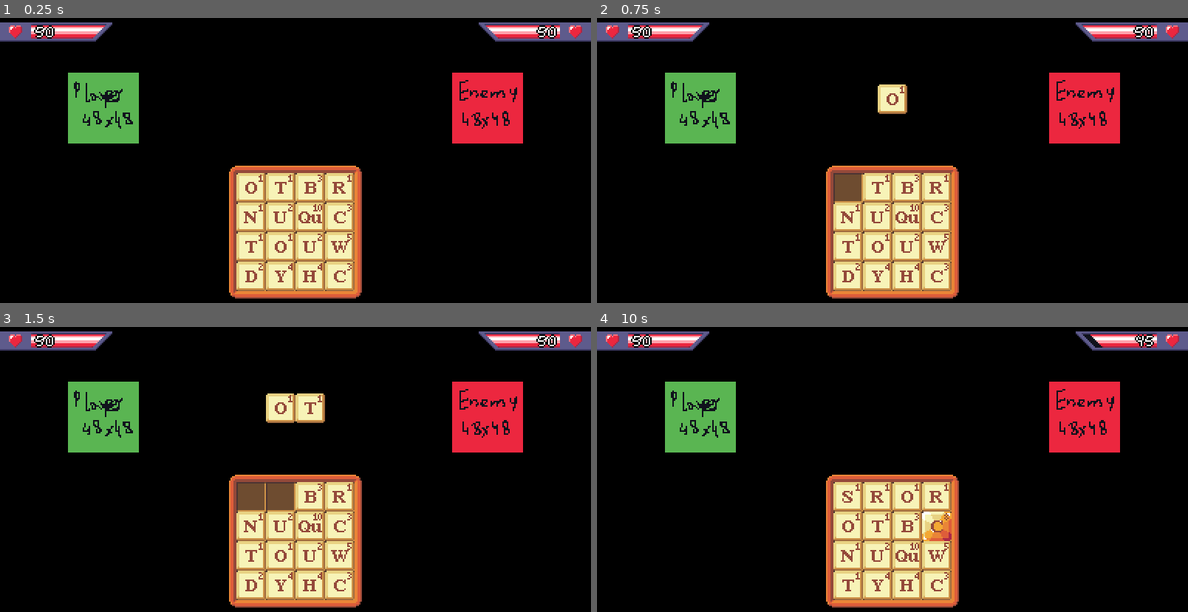
Above: before the commit, frames 1-4 (two rows, left to right).
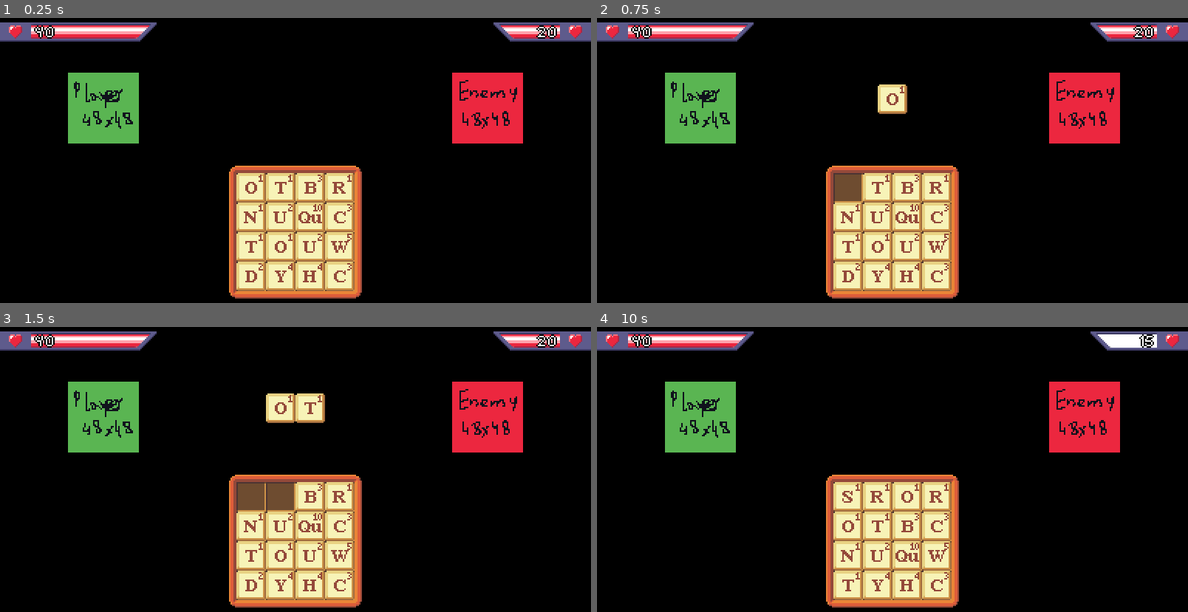
Above: after the commit, the same moments.

Repository: jakubg1/q-stab
Game: Godot game, scene res://scenes/main.tscn
Two runs of this game, one before a commit and one after it. Both use one fixed random seed, a clock stepped at 60 frames per second and the inputs below.
Inputs (mouse positions are in pixels of both pictures, inside the frame that each line leads up to):
- Up to frame 1 (0.25 s): no input
- Up to frame 2 (0.75 s): tap Enter at 0.5, 0.6 s; move the mouse to (845, 189) at 0.52 s; click (845, 189) at 0.67 s
- Up to frame 3 (1.5 s): tap Space at 1.25 s; move the mouse to (283, 498) at 1.27 s; tap Enter at 1.35 s; click (283, 498) at 1.42 s
- Up to frame 4 (10 s): tap Enter at 2, 2.3, 3.05, 3.5, 3.8, 4.35, 5.1, 6.05, 6.8, 7.55, 8.1, 8.85, 9.8 s; move the mouse to (904, 498) at 2.02 s; tap Backspace at 2.1, 5.85, 9.6 s; click (904, 498) at 2.17 s; tap Space at 2.75, 4.25 s; move the mouse to (933, 498) at 2.77 s; tap Shift at 2.85 s; click (933, 498) at 2.92 s; move the mouse to (845, 526) at 3.52 s; tap Delete at 3.6, 7.35 s; click (845, 526) at 3.67 s; move the mouse to (880, 526) at 4.27 s; click (880, 526) at 4.42 s; move the mouse to (904, 526) at 5.02 s; click (904, 526) at 5.17 s; move the mouse to (933, 526) at 5.77 s; click (933, 526) at 5.92 s; move the mouse to (845, 555) at 6.52 s; hold Shift 6.53-7.28 s; click (845, 555) at 6.67 s; move the mouse to (880, 555) at 7.27 s; click (880, 555) at 7.42 s; move the mouse to (904, 555) at 8.02 s; click (904, 555) at 8.17 s; move the mouse to (933, 555) at 8.77 s; click (933, 555) at 8.92 s; move the mouse to (845, 586) at 9.52 s; click (845, 586) at 9.67 s

The runs differ from the first frame. In frame 1, 0.9% of the frame differs, in the area x 5-93%, y 1-9%; in frame 2, 0.9%; in frame 3, 0.9%; in frame 4, 1.5%, in the area x 5-95%, y 1-76%.

Commit message:
Health bar animations, player health, slight balancing changes
- When the health bar takes damage, it now flashes and degrades smoothly.
- Health bars are now scaled to occupy 2 pixels per 1 HP instead of 1 pixel.
  - To compensate, the enemy health has been brought down from 50 to 20 HP, and the player health from 50 to 40.
- Added the player script.
  - Both player and enemy scripts now inherit from an Entity class, which has health logic and in the future will also handle status effects.
- Added a stub Battle node, which will hold general battle information (like which and whose turn it is).
- Letter enhancements now only spawn if the word scored at least 8 points.

Diff:
--- a/scenes/enemy.tscn
+++ b/scenes/enemy.tscn
@@ -1,8 +1,10 @@
 [gd_scene format=3 uid="uid://de5nihcbipmlo"]
 
 [ext_resource type="Texture2D" uid="uid://b3j3n84c68nfd" path="res://images/enemy.png" id="1_7p1mj"]
+[ext_resource type="Script" uid="uid://dw4f3jesjtpcj" path="res://scripts/enemy.gd" id="1_md0e3"]
 
 [node name="Enemy" type="Node2D" unique_id=1569784217]
+script = ExtResource("1_md0e3")
 
 [node name="Sprite" type="Sprite2D" parent="." unique_id=1866883678]
 position = Vector2(0, -24)
--- /dev/null
+++ b/scenes/entity.tscn
@@ -0,0 +1,6 @@
+[gd_scene format=3 uid="uid://b8k3elahpe2ha"]
+
+[ext_resource type="Script" uid="uid://bbu8in3o881ry" path="res://scripts/entity.gd" id="1_iiwub"]
+
+[node name="Entity" type="Node2D" unique_id=752478978]
+script = ExtResource("1_iiwub")
--- a/scenes/game.tscn
+++ b/scenes/game.tscn
@@ -3,7 +3,6 @@
 [ext_resource type="Script" uid="uid://bri670w5c1is5" path="res://scripts/letter_manager.gd" id="1_lnu2h"]
 [ext_resource type="PackedScene" uid="uid://eks5o40sbdl2" path="res://scenes/letter_rack.tscn" id="1_uwrxv"]
 [ext_resource type="PackedScene" uid="uid://dmcu3x7vffmda" path="res://scenes/letter_stage.tscn" id="2_yqjtg"]
-[ext_resource type="Script" uid="uid://dw4f3jesjtpcj" path="res://scripts/enemy.gd" id="3_kvuet"]
 [ext_resource type="AudioStream" uid="uid://d4bsmbc8r6fso" path="res://sounds/letter_stage.wav" id="4_gee14"]
 [ext_resource type="PackedScene" uid="uid://d25qqpfquper6" path="res://scenes/health_bar_right.tscn" id="4_lbhrr"]
 [ext_resource type="AudioStream" uid="uid://wvnbpem07fdt" path="res://sounds/letter_unstage.wav" id="5_0tnpc"]
@@ -13,6 +12,7 @@
 [ext_resource type="PackedScene" uid="uid://caqabgp3qv3y1" path="res://scenes/player.tscn" id="10_kvpfn"]
 [ext_resource type="PackedScene" uid="uid://de5nihcbipmlo" path="res://scenes/enemy.tscn" id="11_dinhu"]
 [ext_resource type="PackedScene" uid="uid://ghe35iut5rnc" path="res://scenes/health_bar_left.tscn" id="11_kvuet"]
+[ext_resource type="Script" uid="uid://dwey7vij2v4d6" path="res://scripts/battle.gd" id="13_kvuet"]
 
 [node name="Game" type="Node" unique_id=1705985166]
 
@@ -27,7 +27,6 @@
 
 [node name="Enemy" parent="." unique_id=1569784217 instance=ExtResource("11_dinhu")]
 position = Vector2(330, 100)
-script = ExtResource("3_kvuet")
 
 [node name="LetterManager" type="Node" parent="." unique_id=726949799]
 script = ExtResource("1_lnu2h")
@@ -61,5 +60,11 @@
 [node name="EnemyHealthBar" parent="." unique_id=1439467667 instance=ExtResource("4_lbhrr")]
 position = Vector2(400, 18)
 
+[node name="Battle" type="Node" parent="." unique_id=259765670]
+script = ExtResource("13_kvuet")
+
+[connection signal="health_changed" from="Player" to="PlayerHealthBar" method="_on_player_health_changed"]
+[connection signal="initialized" from="Player" to="PlayerHealthBar" method="_on_player_initialized"]
 [connection signal="health_changed" from="Enemy" to="EnemyHealthBar" method="_on_enemy_health_changed"]
+[connection signal="initialized" from="Enemy" to="EnemyHealthBar" method="_on_enemy_initialized"]
 [connection signal="word_submitted" from="LetterManager" to="Enemy" method="_on_letter_manager_word_submitted"]
--- a/scenes/health_bar_left.tscn
+++ b/scenes/health_bar_left.tscn
@@ -3,6 +3,7 @@
 [ext_resource type="Script" uid="uid://kuirekaoou1k" path="res://scripts/health_bar.gd" id="1_5xu3r"]
 [ext_resource type="Texture2D" uid="uid://cyp4hyqb7i6t8" path="res://images/health_bar_left.png" id="2_5xu3r"]
 [ext_resource type="Texture2D" uid="uid://d3tuq0o4ugq1m" path="res://images/health_bar_juice_left.png" id="3_ef15a"]
+[ext_resource type="Texture2D" uid="uid://ddhmbwjqeu40y" path="res://images/health_bar_juice_left_flash.png" id="3_eqynm"]
 [ext_resource type="FontFile" uid="uid://ckttjiby7l5pr" path="res://fonts/comicoro.ttf" id="4_45evk"]
 
 [sub_resource type="LabelSettings" id="LabelSettings_6opq1"]
@@ -48,6 +49,14 @@
 
 [node name="Control" type="Control" parent="MarginContainer" unique_id=1310766413]
 layout_mode = 2
+
+[node name="BarFlash" type="NinePatchRect" parent="MarginContainer/Control" unique_id=1848284992]
+layout_mode = 0
+offset_left = -8.0
+offset_right = 10.0
+offset_bottom = 9.0
+texture = ExtResource("3_eqynm")
+patch_margin_right = 8
 
 [node name="Bar" type="NinePatchRect" parent="MarginContainer/Control" unique_id=882887477]
 layout_mode = 0
--- a/scenes/health_bar_right.tscn
+++ b/scenes/health_bar_right.tscn
@@ -2,6 +2,7 @@
 
 [ext_resource type="Texture2D" uid="uid://cf3dbvdrynfs0" path="res://images/health_bar.png" id="1_1bvlm"]
 [ext_resource type="Script" uid="uid://kuirekaoou1k" path="res://scripts/health_bar.gd" id="1_6opq1"]
+[ext_resource type="Texture2D" uid="uid://cs5o6bhkje818" path="res://images/health_bar_juice_flash.png" id="3_sxwah"]
 [ext_resource type="Texture2D" uid="uid://c0r6ymn0ht5fs" path="res://images/health_bar_juice.png" id="3_tujlf"]
 [ext_resource type="FontFile" uid="uid://ckttjiby7l5pr" path="res://fonts/comicoro.ttf" id="4_tujlf"]
 
@@ -47,6 +48,14 @@
 
 [node name="Control" type="Control" parent="MarginContainer" unique_id=1310766413]
 layout_mode = 2
+
+[node name="BarFlash" type="NinePatchRect" parent="MarginContainer/Control" unique_id=1189022641]
+layout_mode = 0
+offset_left = 190.0
+offset_right = 208.0
+offset_bottom = 9.0
+texture = ExtResource("3_sxwah")
+patch_margin_left = 8
 
 [node name="Bar" type="NinePatchRect" parent="MarginContainer/Control" unique_id=882887477]
 layout_mode = 0
--- a/scenes/player.tscn
+++ b/scenes/player.tscn
@@ -1,8 +1,10 @@
 [gd_scene format=3 uid="uid://caqabgp3qv3y1"]
 
 [ext_resource type="Texture2D" uid="uid://bby4t2hcj763e" path="res://images/player.png" id="1_3vyb7"]
+[ext_resource type="Script" uid="uid://x3kkxntl63d3" path="res://scripts/player.gd" id="1_g2els"]
 
 [node name="Player" type="Node2D" unique_id=72446808]
+script = ExtResource("1_g2els")
 
 [node name="Sprite" type="Sprite2D" parent="." unique_id=1488874567]
 position = Vector2(0, -24)
--- /dev/null
+++ b/scripts/battle.gd
@@ -0,0 +1,9 @@
+extends Node
+
+## Called when the node enters the scene tree for the first time.
+func _ready() -> void:
+	pass # Replace with function body.
+
+## Called every frame. 'delta' is the elapsed time since the previous frame.
+func _process(delta: float) -> void:
+	pass
--- a/scripts/enemy.gd
+++ b/scripts/enemy.gd
@@ -1,38 +1,26 @@
-extends Node2D
+extends Entity
 
 const ATTACKS = [
 	{
 		"name": "Basic Attack",
 		"weight": 2,
 		"effects": [
-			{"type": "damage", "amount": 10}
+			{"type": "damage", "amount": 6}
 		]
 	},
 	{
 		"name": "Basic Effect",
 		"weight": 1,
 		"effects": [
-			{"type": "damage", "amount": 5},
+			{"type": "damage", "amount": 3},
 			{"type": "effect", "effect": "burning", "turns": 2}
 		]
 	}
 ]
 
-var health = 50
-var maxHealth = 50
-
-signal health_changed(health: int)
-
-## Damages the enemy the given amount of HP.
-func damage(amount: int) -> void:
-	health = max(health - amount, 0)
-	health_changed.emit(health)
-	if health == 0:
-		print("Enemy died!")
-
 ## Called when the node enters the scene tree for the first time.
 func _ready() -> void:
-	pass # Replace with function body.
+	init(20)
 
 ## Called every frame. 'delta' is the elapsed time since the previous frame.
 func _process(delta: float) -> void:
--- /dev/null
+++ b/scripts/entity.gd
@@ -0,0 +1,29 @@
+extends Node2D
+class_name Entity
+
+var health = 50
+var maxHealth = 50
+
+signal initialized(maxHealth: int)
+signal health_changed(health: int)
+
+## Initializes the entity by setting its maximum health.
+func init(maxHealth: int) -> void:
+	self.health = maxHealth
+	self.maxHealth = maxHealth
+	initialized.emit(maxHealth)
+
+## Damages the entity the given amount of HP.
+func damage(amount: int) -> void:
+	health = max(health - amount, 0)
+	health_changed.emit(health)
+	if health == 0:
+		print("Entity died!")
+
+## Called when the node enters the scene tree for the first time.
+func _ready() -> void:
+	pass # Replace with function body.
+
+## Called every frame. 'delta' is the elapsed time since the previous frame.
+func _process(delta: float) -> void:
+	pass
--- a/scripts/health_bar.gd
+++ b/scripts/health_bar.gd
@@ -2,6 +2,7 @@
 
 @onready var background: NinePatchRect = $Background
 @onready var bar: NinePatchRect = $MarginContainer/Control/Bar
+@onready var barFlash: NinePatchRect = $MarginContainer/Control/BarFlash
 
 # We love multiplying text labels just because Godot can't do pixel-perfect outlines -_-
 @onready var text: Label = $Text
@@ -14,23 +15,33 @@
 ## `false` - the bar will grow from left to right, `true` - the bar will grow from right to left
 @export var flipped = true
 
+const SCALE := 2 ## How many pixels per one HP should be displayed on the bar.
+
 var value := 50
 var maxValue := 50
+var animValue := 50.0 ## Value displayed by the red portion of the bar and by the counter.
+var animFlashValue := 50.0 ## Value displayed by the white portion of the bar.
+var damageTime := -1.0 ## Counts up from 0 when damage is taken.
 
 ## Updates the widget sizes.
 func updateLayout() -> void:
-	background.size.x = 26 + maxValue
-	bar.size.x = 8 + value
+	background.size.x = 26 + maxValue * SCALE
+	bar.size.x = 8 + animValue * SCALE
+	barFlash.size.x = 8 + animFlashValue * SCALE
 	if flipped:
-		background.position.x = -26 - maxValue
-		bar.position.x = 200 - value
+		background.position.x = -26 - maxValue * SCALE
+		bar.position.x = 200 - animValue * SCALE
+		barFlash.position.x = 200 - animFlashValue * SCALE
 	for label in labels:
-		label.text = str(value)
+		label.text = str(int(animValue))
+	# Flash the bar when animating.
+	bar.visible = not ((damageTime >= 0.1 and damageTime < 0.25) or (damageTime >= 0.3 and damageTime < 0.45))
 
-## Sets the bar value.
+## Sets the bar value and starts the hurt animation.
 func setValue(value: int) -> void:
 	self.value = max(value, 0)
-	updateLayout()
+	# TODO: Do something with this. This shouldn't probably belong here. Or at least add some conditions?
+	damageTime = 0
 
 ## Called when the node enters the scene tree for the first time.
 func _ready() -> void:
@@ -38,8 +49,34 @@
 
 ## Called every frame. 'delta' is the elapsed time since the previous frame.
 func _process(delta: float) -> void:
-	pass
+	# Handle the flash.
+	if damageTime >= 0:
+		damageTime += delta
+		animValue = max(animValue - delta * 150, value)
+		if damageTime >= 1:
+			animFlashValue = max(animFlashValue - delta * 40, value)
+			if animFlashValue == value:
+				damageTime = -1
+		updateLayout()
+
+## Called when the player's health changes.
+func _on_player_health_changed(health: int) -> void:
+	setValue(health)
 
 ## Called when the enemy's health changes.
 func _on_enemy_health_changed(health: int) -> void:
 	setValue(health)
+
+## Called when the player entity is initialized.
+func _on_player_initialized(maxHealth: int) -> void:
+	value = maxHealth
+	maxValue = maxHealth
+	animValue = float(maxHealth)
+	animFlashValue = float(maxHealth)
+
+## Called when the enemy entity is initialized.
+func _on_enemy_initialized(maxHealth: int) -> void:
+	value = maxHealth
+	maxValue = maxHealth
+	animValue = float(maxHealth)
+	animFlashValue = float(maxHealth)
--- a/scripts/letter_manager.gd
+++ b/scripts/letter_manager.gd
@@ -97,9 +97,10 @@
 	if WordDictionary.isWordValid(word):
 		letterStage.destroyTiles()
 		letterRack.fill()
-		var gemCandidate = letterRack.getRandomNonGemTile()
-		if gemCandidate:
-			gemCandidate.setGemType(Enums.GemType.YELLOW)
+		if score >= 8:
+			var gemCandidate = letterRack.getRandomNonGemTile()
+			if gemCandidate:
+				gemCandidate.setGemType(Enums.GemType.YELLOW)
 		print(word + " for " + str(score) + (" (!!)" if WordDictionary.isWordValidBad(word) else ""))
 		word_submitted.emit(score)
 		wordSubmitSound.play()
--- /dev/null
+++ b/scripts/player.gd
@@ -0,0 +1,9 @@
+extends Entity
+
+## Called when the node enters the scene tree for the first time.
+func _ready() -> void:
+	init(40)
+
+## Called every frame. 'delta' is the elapsed time since the previous frame.
+func _process(delta: float) -> void:
+	pass
Binary file added: images/health_bar_juice_flash.png
Not shown, added: images/health_bar_juice_flash.png.import
Binary file added: images/health_bar_juice_left_flash.png
Not shown, added: images/health_bar_juice_left_flash.png.import
Not shown, added: scripts/battle.gd.uid
Not shown, added: scripts/entity.gd.uid
Not shown, added: scripts/player.gd.uid
